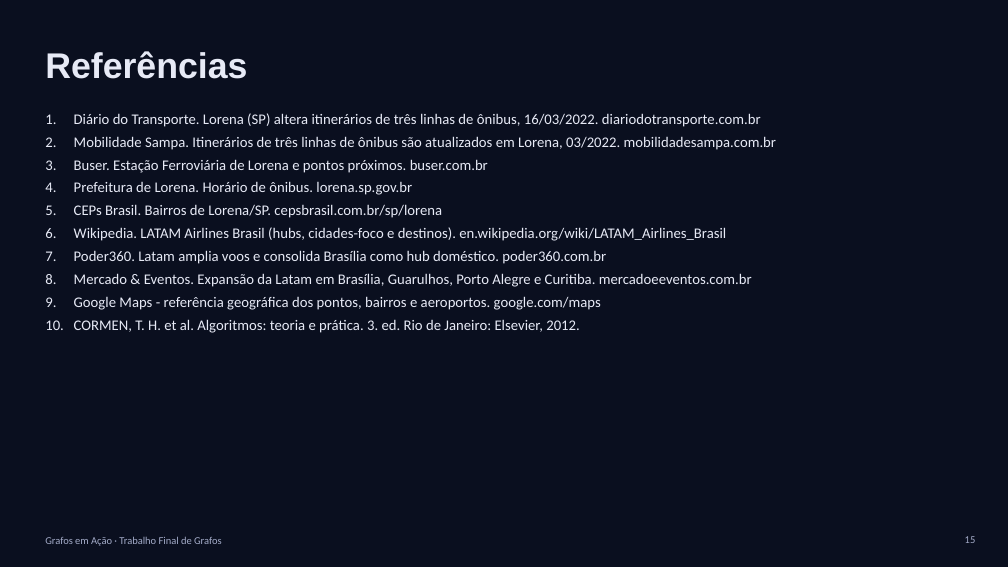
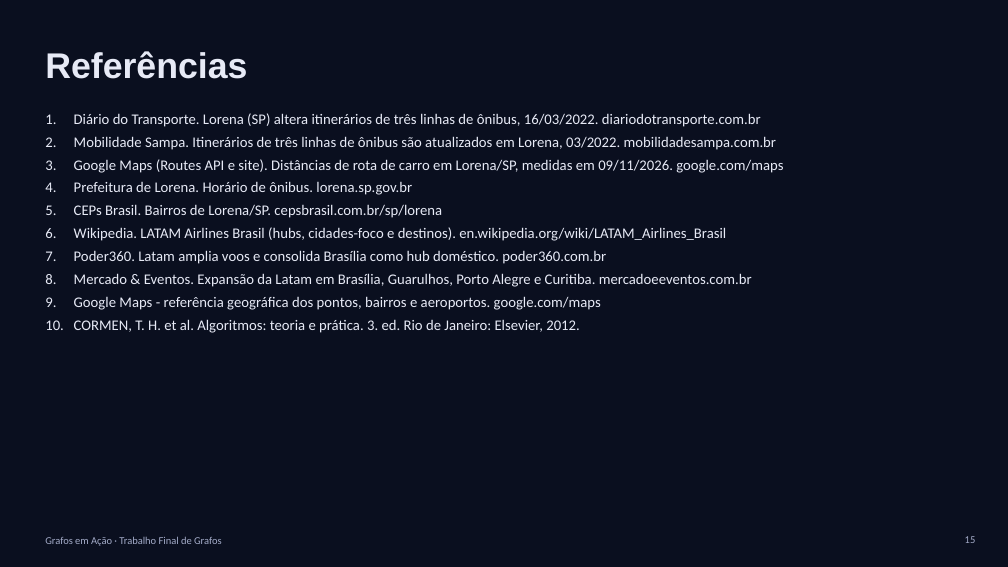
Before and after one commit to Martonidaz/Grafos-em-Acao, a slide deck: slide 15 of docs/Grafos_em_Acao_Apresentacao.pptx. Drawn at 1008x567 pixels with LibreOffice and Linux fonts; fonts in the diff are those of the drawing. Boxes give left, top, right and bottom in pixels: in the first picture for what was removed or moved away, otherwise in the second. Text is boxed around its words. In the diff, an @@ line names an element or a change of style, - is before the commit and + after.

```diff
--- a/docs/Grafos_em_Acao_Apresentacao.pptx
+++ b/docs/Grafos_em_Acao_Apresentacao.pptx
@@ text at (x1=74, y1=159, x2=783, y2=173): text changed @@
-3. Buser. Estação Ferroviária de Lorena e pontos próximos. buser.com.br
+3. Google Maps (Routes API e site). Distâncias de rota de carro em Lorena/SP, medidas em 09/11/2026. google.com/maps
```
Also in this commit, not shown: 7 other slides changed, 2 other files.
